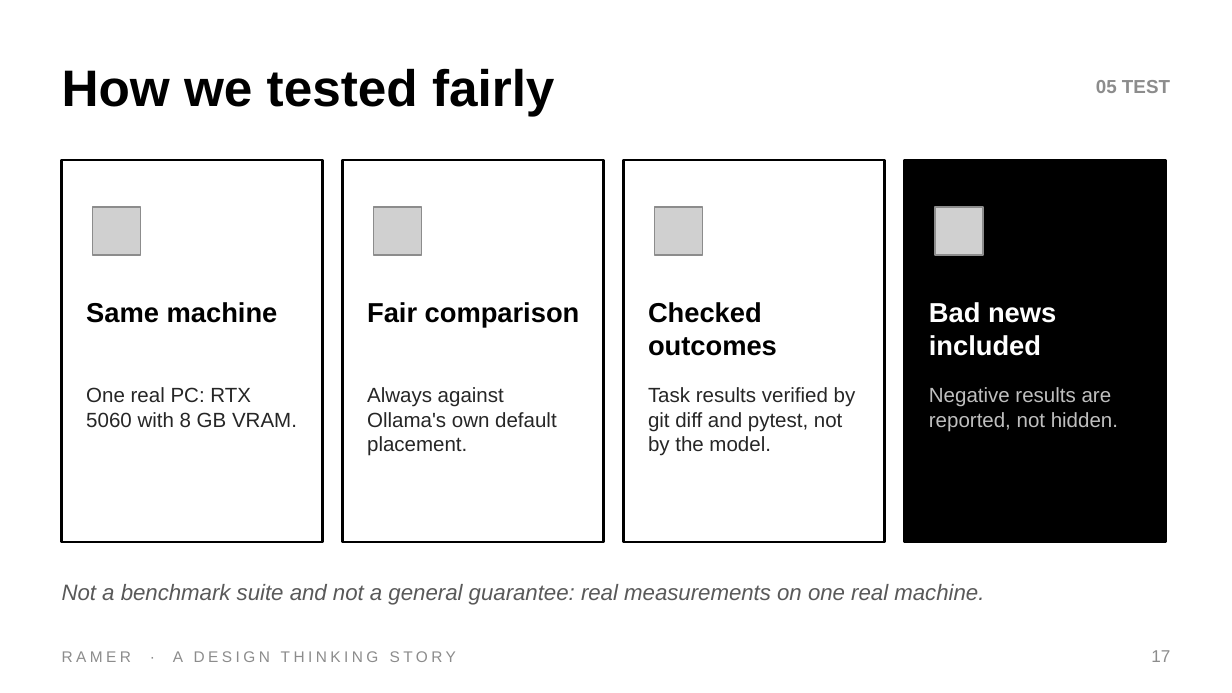
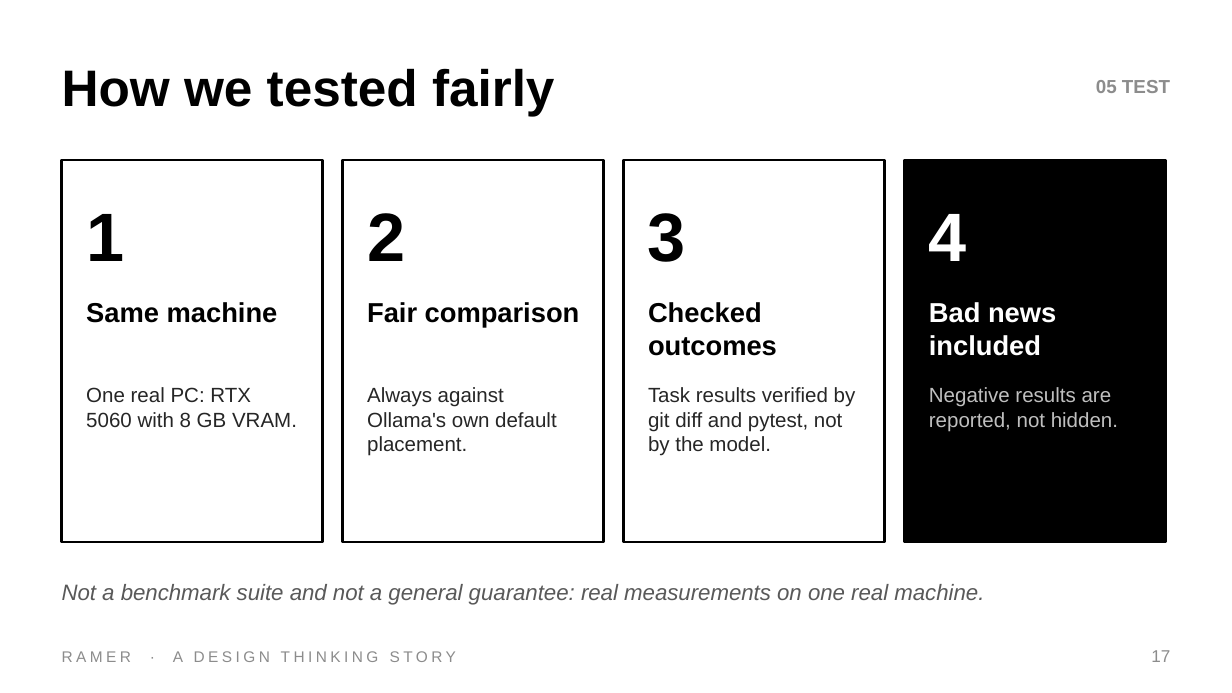
Before and after one commit to DrNeel11/tvarin, a slide deck: slide 17 of docs/Ramer_Design_Thinking.pptx. Drawn at 1232x693 pixels with LibreOffice and Linux fonts; fonts in the diff are those of the drawing; grey boxes stand for pictures. Boxes give left, top, right and bottom in pixels: in the first picture for what was removed or moved away, otherwise in the second. Text is boxed around its words. In the diff, an @@ line names an element or a change of style, - is before the commit and + after.

```diff
--- a/docs/Ramer_Design_Thinking.pptx
+++ b/docs/Ramer_Design_Thinking.pptx
@@ picture removed at (92,207,140,255) @@
@@ picture removed at (373,207,421,255) @@
@@ picture removed at (654,207,702,255) @@
@@ picture removed at (935,207,983,255) @@
@@ text added at (86,214,124,261), 40 pt, text #000000, bold @@
+1
@@ text added at (367,213,405,261), 40 pt, text #000000, bold @@
+2
@@ text added at (648,213,686,262), 40 pt, text #000000, bold @@
+3
@@ text added at (929,214,967,261), 40 pt, text #FFFFFF, bold @@
+4
```
Also in this commit, not shown: 16 other slides changed.
